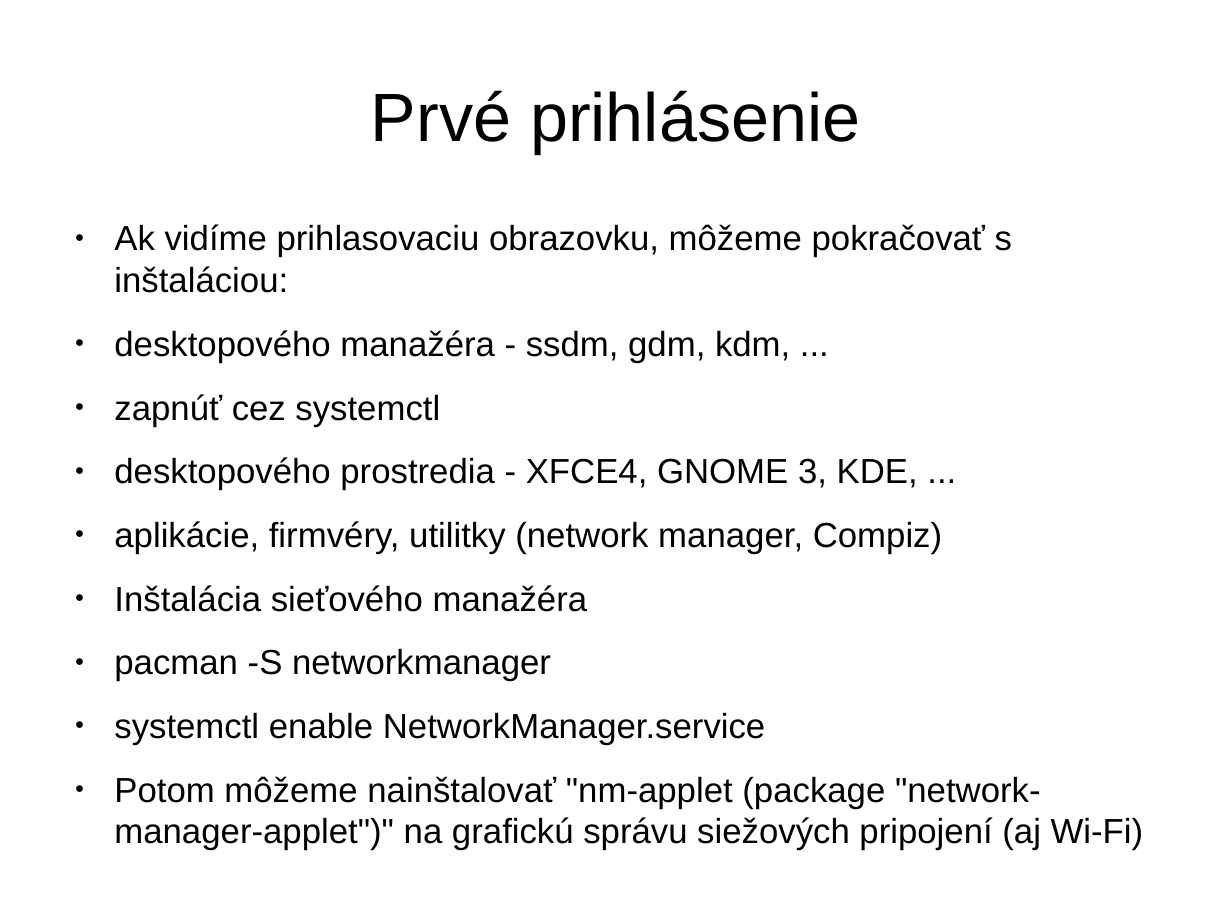
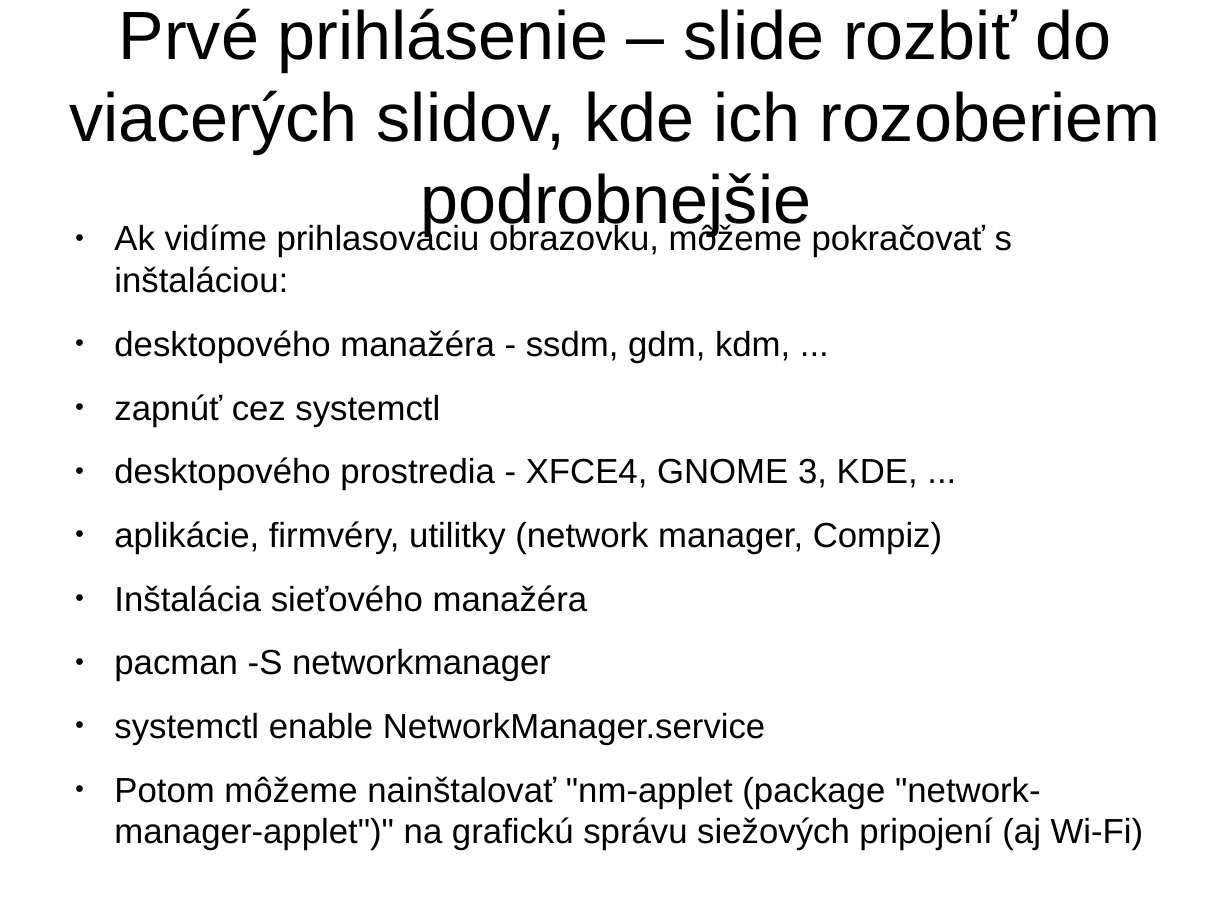
Before and after one commit to radi42/FRI, a slide deck: slide 52 of Ing/2.semester/UNIX/Sisila_Andrej_Instalacia_Arch_Linux.odp (slide 31 before the commit). Drawn at 1232x924 pixels with LibreOffice and Linux fonts; fonts in the diff are those of the drawing. Boxes give left, top, right and bottom in pixels: in the first picture for what was removed or moved away, otherwise in the second. Text is boxed around its words. In the diff, an @@ line names an element or a change of style, - is before the commit and + after.

```diff
--- a/Ing/2.semester/UNIX/Sisila_Andrej_Instalacia_Arch_Linux.odp
+++ b/Ing/2.semester/UNIX/Sisila_Andrej_Instalacia_Arch_Linux.odp
@@ title at <box>70,8,1160,235</box>: text changed @@
-Prvé prihlásenie
+Prvé prihlásenie – slide rozbiť do viacerých slidov, kde ich rozoberiem podrobnejšie
```
Also in this commit, not shown: 17 other slides changed, 31 slides added, 1 slide removed.
